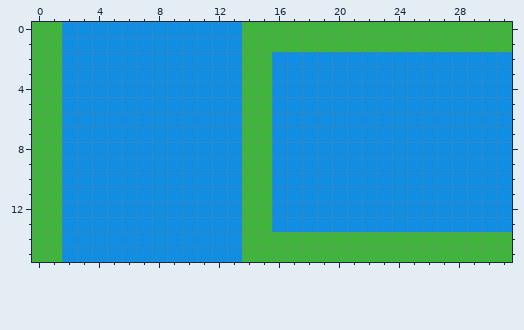
A pixel-art sprite gets an edit: Textures/water/water_two_sided.png. Above: the version before the commit.
The file is 32x16 pixels.
And afterwards:
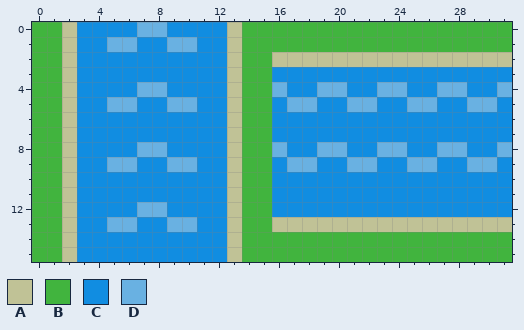
Palette (. is transparent): A #c0c296  B #41b43e  C #118de1  D #69b1e2
Change:
Colour A replaces colour C in rows 0 to 1 at x 2 and 13; in row 2 at x 2, 13 and 16 to 31; in rows 3 to 12 at x 2 and 13; in row 13 at x 2, 13 and 16 to 31; in rows 14 to 15 at x 2 and 13.
Colour D replaces colour C in row 0 at x 7 to 8; in row 1 at x 5 to 6 and 9 to 10; in row 4 at x 7 to 8, 16, 19 to 20, 23 to 24, 27 to 28 and 31; in row 5 at x 5 to 6, 9 to 10, 17 to 18, 21 to 22, 25 to 26 and 29 to 30; in row 8 at x 7 to 8, 16, 19 to 20, 23 to 24, 27 to 28 and 31; in row 9 at x 5 to 6, 9 to 10, 17 to 18, 21 to 22, 25 to 26 and 29 to 30.
Colour D replaces colour C in row 12 at x 7 to 8; in row 13 at x 5 to 6 and 9 to 10.
